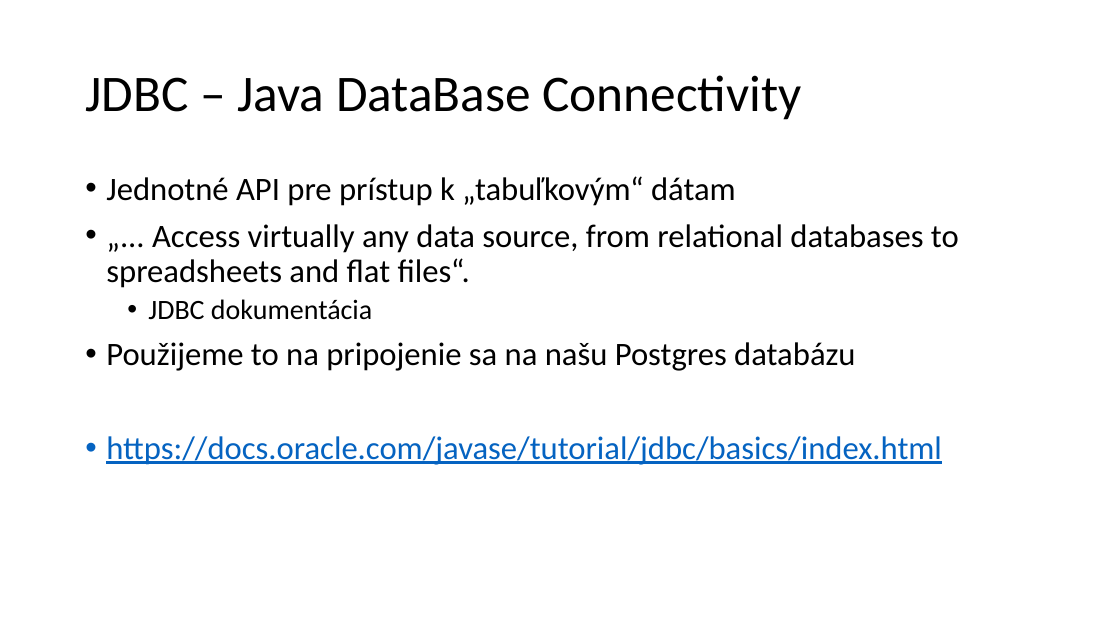
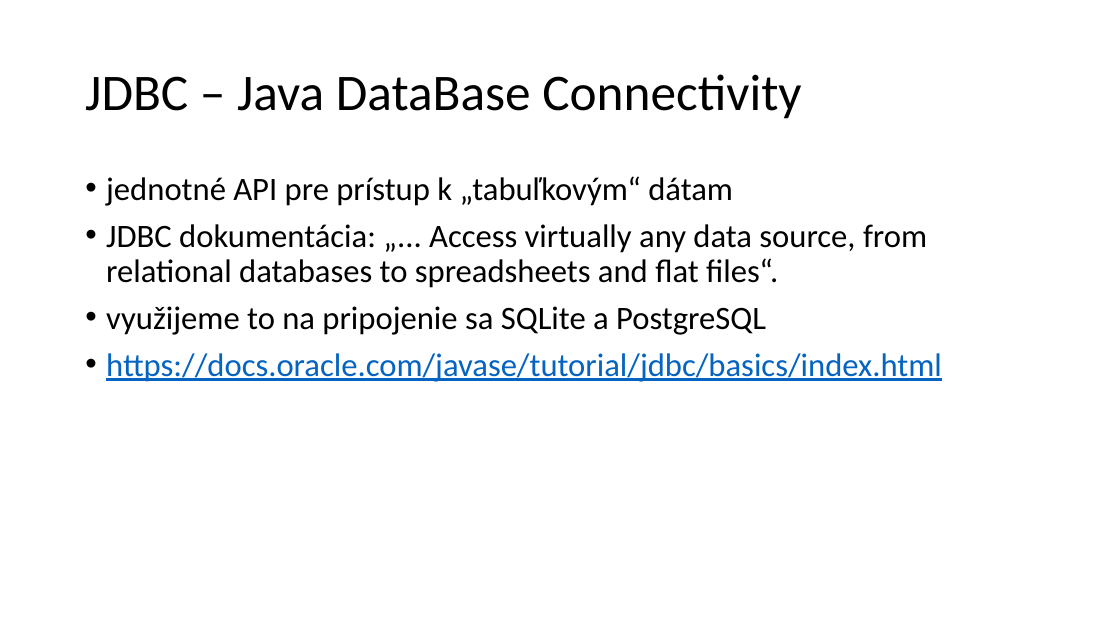
Before and after one commit to janmazak/db_praktikum, a slide deck: slide 2 of materialy/10/java.pptx. Drawn at 1120x630 pixels with LibreOffice and Linux fonts; fonts in the diff are those of the drawing. Boxes give left, top, right and bottom in pixels: in the first picture for what was removed or moved away, otherwise in the second. Text is boxed around its words. In the diff, an @@ line names an element or a change of style, - is before the commit and + after.

```diff
--- a/materialy/10/java.pptx
+++ b/materialy/10/java.pptx
@@ text at (x1=106, y1=176, x2=927, y2=335): text changed @@
-• Jednotné API pre prístup k „tabuľkovým“ dátam
-• „... Access virtually any data source, from relational databases to spreadsheets and flat files“.
-  • JDBC dokumentácia
-• Použijeme to na pripojenie sa na našu Postgres databázu
+• jednotné API pre prístup k „tabuľkovým“ dátam
+• JDBC dokumentácia: „... Access virtually any data source, from relational databases to spreadsheets and flat files“.
+• využijeme to na pripojenie sa SQLite a PostgreSQL
```
Also in this commit, not shown: 7 other slides changed, 1 slide added, 3 slides removed, 6 other files.
